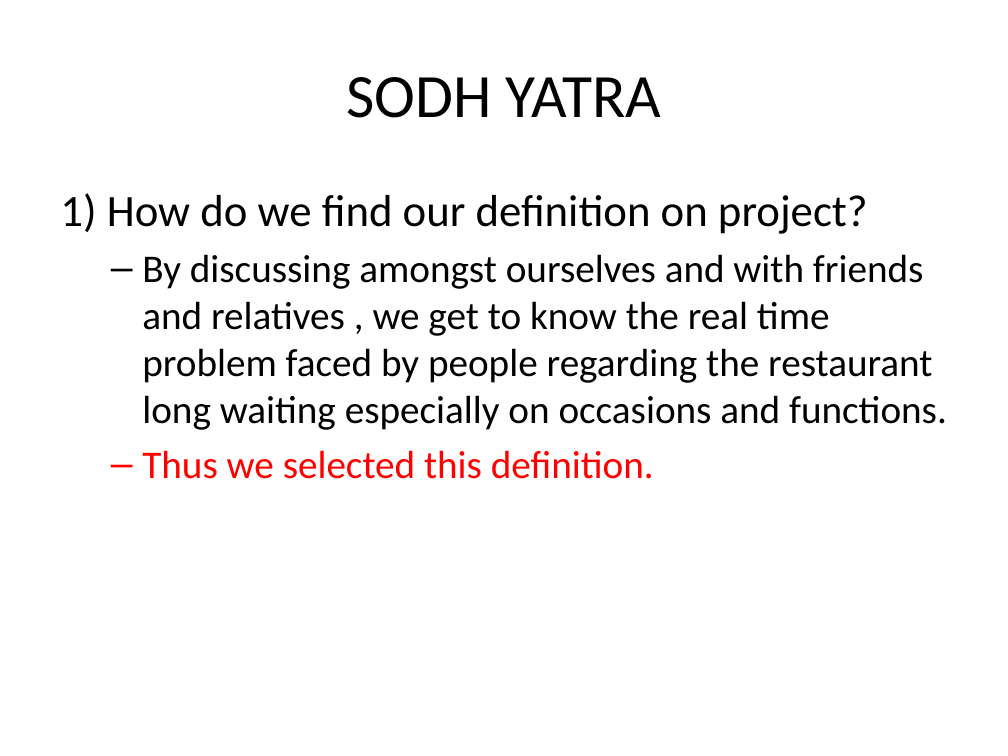
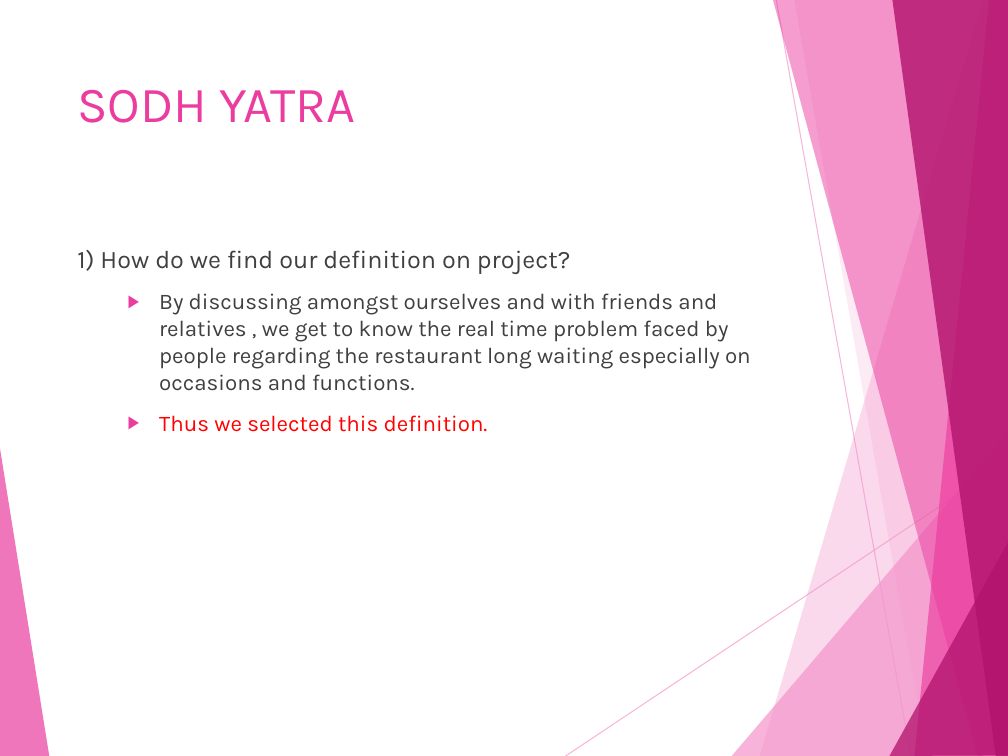
Before and after one commit to saaarvesh/FINALYEAR_PROJECT, a slide deck: slide 2 of Presentation/Project_Presentation.pptx. Drawn at 1008x756 pixels with LibreOffice and Linux fonts; fonts in the diff are those of the drawing. Boxes give left, top, right and bottom in pixels: in the first picture for what was removed or moved away, otherwise in the second. Text is boxed around its words. In the diff, an @@ line names an element or a change of style, - is before the commit and + after.

```diff
--- a/Presentation/Project_Presentation.pptx
+++ b/Presentation/Project_Presentation.pptx
@@ title "SODH YATRA": place and size @@
-title "SODH YATRA" at bbox=[346, 77, 661, 118]
+title "SODH YATRA" at bbox=[77, 90, 355, 123]
@@ title "SODH YATRA" at bbox=[77, 90, 355, 123]: size 44 to 36 pt, font Calibri to Karla, text colour #000000 to #EB3D9F; alignment centre to left; vertical alignment middle to top @@
@@ text "1) How do we find ...": place and size @@
-text "1) How do we find ..." at bbox=[60, 193, 947, 479]
+text "1) How do we find ..." at bbox=[77, 250, 751, 432]
@@ text "1) How do we find ..." at bbox=[77, 250, 751, 432]: size 32 to 18 pt in "1) How do we find our definition ..."; font Calibri to Karla; text colour #000000 to #404040 in "1) How do we find our definition ...", "By discussing amongst ourselves and with friends ..."; size 28 to 16 pt in "By discussing amongst ourselves and with friends ...", "Thus we selected this definition."; more space between paragraphs; bullet – to ▶ @@
@@ group added at bbox=[0, 0, 1008, 756]: 8 freeform shapes, 2 lines @@
```
Also in this commit, not shown: 31 other slides changed, 11 slides added, 8 slides removed, 8 other files.
